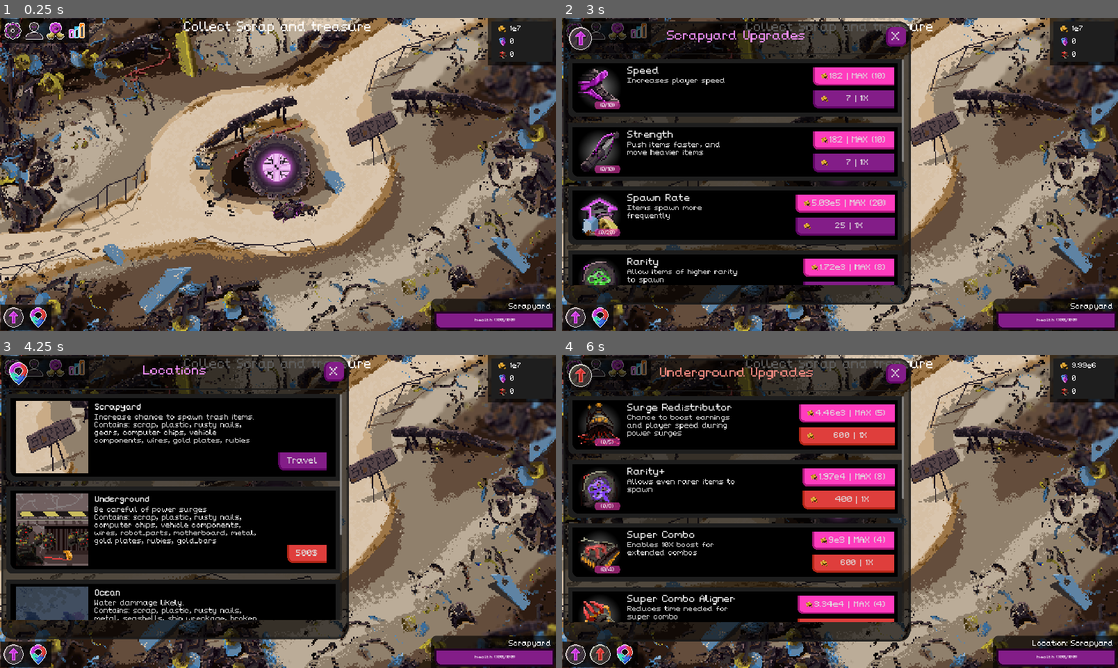
Above: before the commit, frames 1-4 (two rows, left to right).
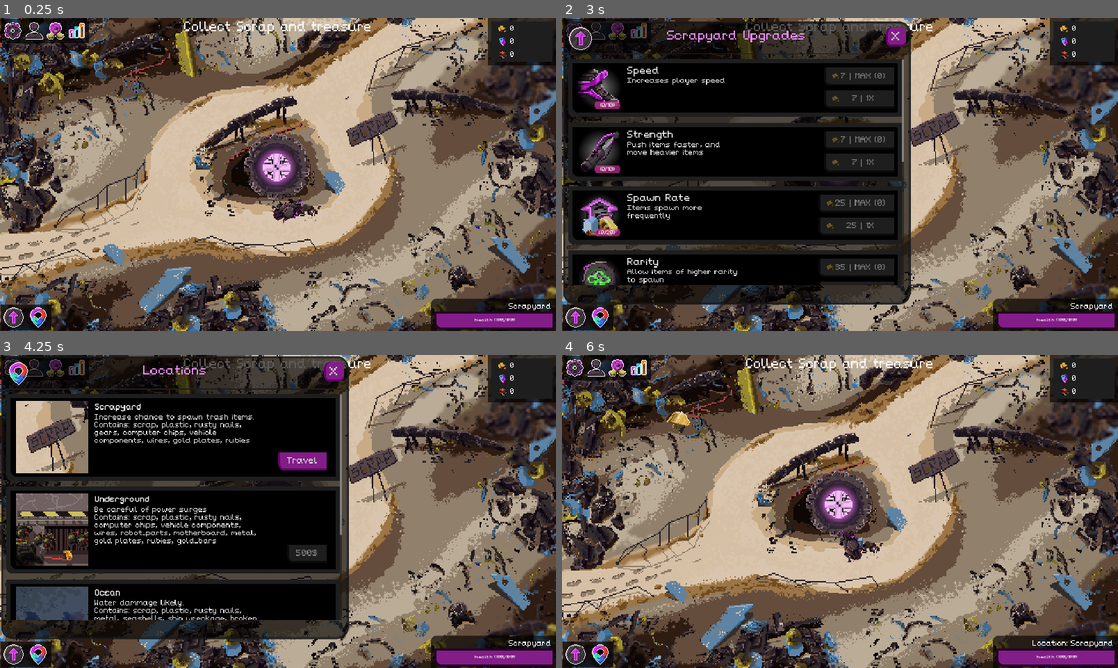
Above: after the commit, the same moments.

Repository: NathanHeaton/Robo-revolution
Game: Godot game, scene res://Main/main.tscn
Same seed, same stepped clock (60 frames per second), same inputs: the game is played once before the commit and once after it. Sound files missing from this copy of the repository are replaced by a short silence.
Inputs (mouse positions are in pixels of both pictures, inside the frame that each line leads up to):
- Up to frame 1 (0.25 s): no input
- Up to frame 2 (3 s): click (595, 30) at 0.5 s; click (617, 30) at 1.25 s; click (639, 30) at 2 s; click (573, 318) at 2.75 s
- Up to frame 3 (4.25 s): click (38, 655) at 3.5 s
- Up to frame 4 (6 s): click "Travel" at 4.25 s; click "500$" (after the commit: "Travel") at 5 s; click (600, 655) at 5.77 s

The runs differ from the first frame. In frame 1, less than 0.1% of the frame differs, in the area x 91-94%, y 2-5%; in frame 2, 6.6%; in frame 3, 0.4%; in frame 4, 53%, in the area x 0-96%, y 1-100%.

Commit message:
removed starting money, adjusted speed and strength upgrades

Diff:
--- a/robo-revolution/Main/main.gd
+++ b/robo-revolution/Main/main.gd
@@ -8,7 +8,7 @@
 
 func _ready() -> void:
 	newGame()
-	Money.MONEY = 10000000
+	Money.MONEY = 0
 	Money.POWER_C = 0
 	GameStats.set_stat("luck","item_spawn_region", Rect2(Vector2(30,30),Vector2(1920 - 60, 1080 - 60)))
 	ItemData.connect("collected_item",Callable(self,"_on_item_collector_collect"))
--- a/robo-revolution/Scenes/player.gd
+++ b/robo-revolution/Scenes/player.gd
@@ -94,12 +94,12 @@
 
 
 func strength_upgrade(level: int):
-	var new_strength = 1 + log(level + 2) * 15 + (level / 5)
+	var new_strength = 1 + log(level + 2) * 17 + (level / 5)
 	GameStats.set_stat("physical", "strength", new_strength)
 	GameStats.set_stat("physical", "max_health", GameStats.stats["physical"]["max_health"] + level * 15)
 
 func speed_upgrade(level: int):
-	var new_speed = 400 + log(level + 2) * 50
+	var new_speed = 400 + log(level + 2) * 60
 	GameStats.set_stat("physical", "speed", new_speed)
 
 func combo_upgrade(level: int):
